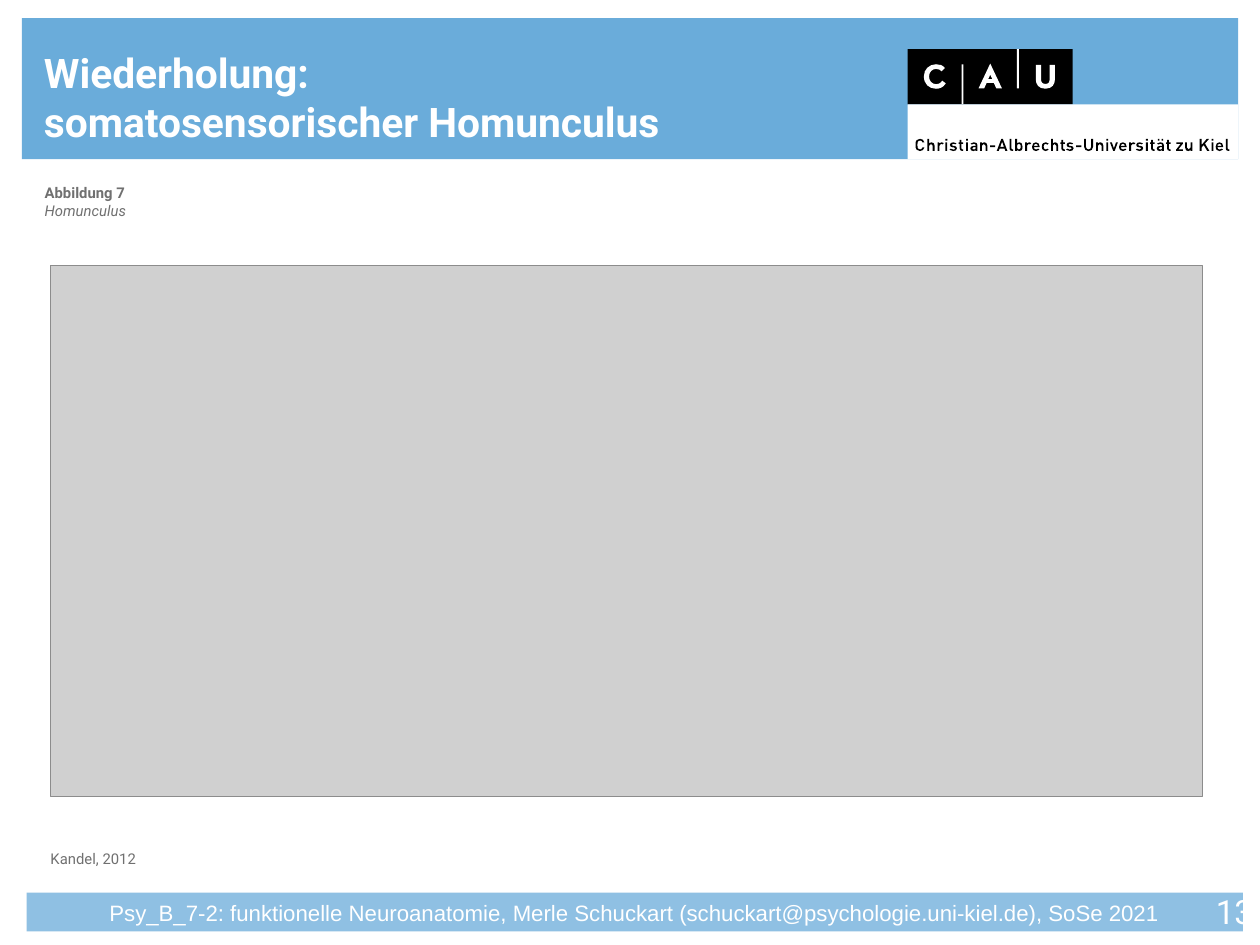
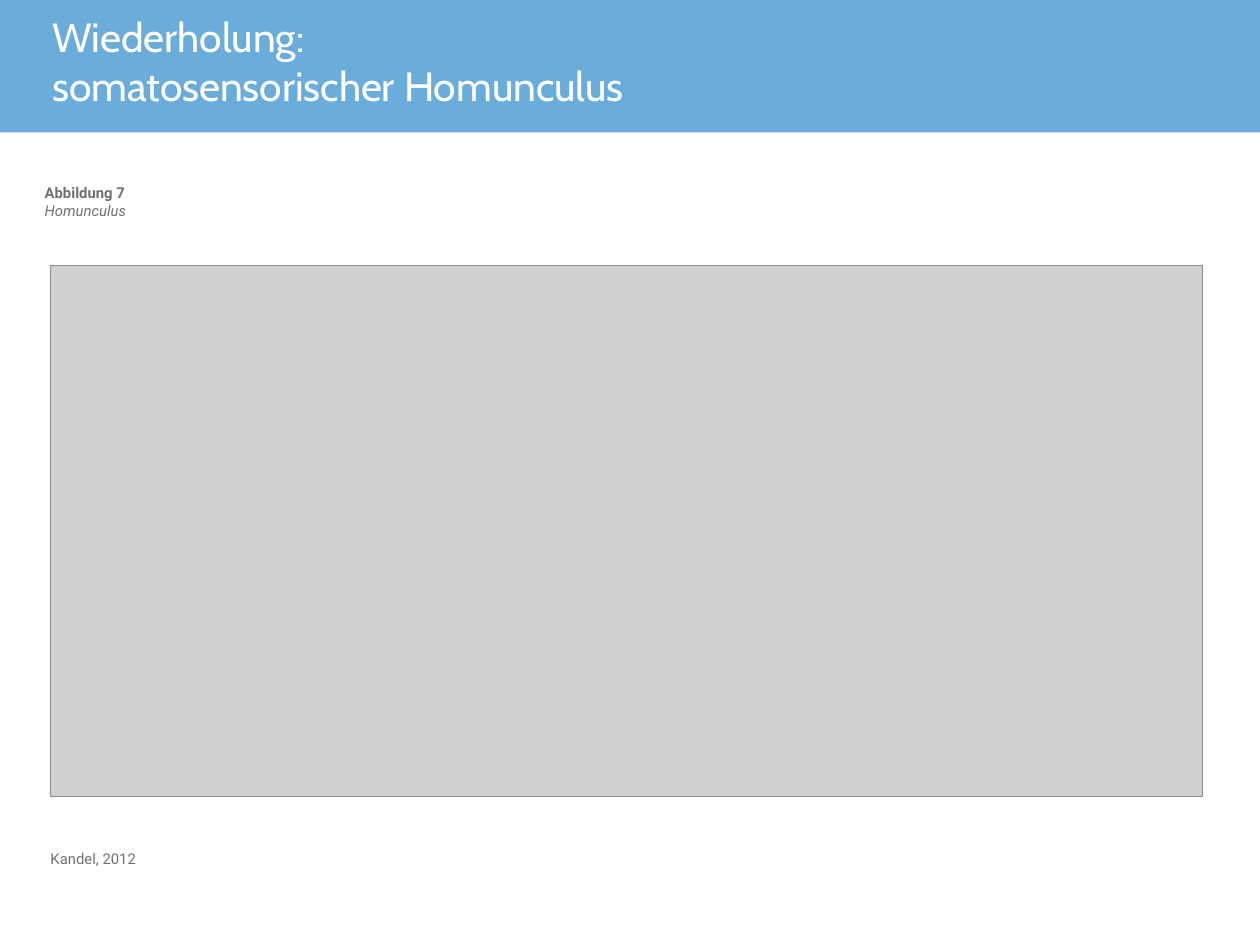
Before and after one commit to JuliusWelzel/teaching, a slide deck: slide 14 of seminars/funct_neuroanatomy_jw/Seminarfolien/FunNeuro_S07_Schmerz_MS.pptx (slide 13 before the commit). Drawn at 1260x945 pixels with LibreOffice and Linux fonts; fonts in the diff are those of the drawing; grey boxes stand for pictures; background and template pictures are left out. Boxes give left, top, right and bottom in pixels: in the first picture for what was removed or moved away, otherwise in the second. Text is boxed around its words. In the diff, an @@ line names an element or a change of style, - is before the commit and + after.

```diff
--- a/seminars/funct_neuroanatomy_jw/Seminarfolien/FunNeuro_S07_Schmerz_MS.pptx
+++ b/seminars/funct_neuroanatomy_jw/Seminarfolien/FunNeuro_S07_Schmerz_MS.pptx
@@ title "Wiederholung:": place and size @@
-title "Wiederholung:" at box(44, 57, 659, 138)
+title "Wiederholung:" at box(53, 21, 623, 102)
@@ title "Wiederholung:" at box(53, 21, 623, 102): font Roboto to Cabin, bold off; vertical alignment bottom to middle @@
@@ rectangle: place and size @@
-rectangle at box(21, 19, 1239, 160)
+rectangle at box(0, 0, 1260, 132)
@@ group removed at box(908, 49, 1239, 159): 4 rectangles, 4 freeform shapes @@
@@ rectangle removed at box(27, 893, 1244, 932) @@
@@ page number removed at box(1216, 894, 1253, 933) @@
-13
@@ text removed at box(109, 905, 1158, 926) @@
-Psy_B_7-2: funktionelle Neuroanatomie, Merle Schuckart (schuckart@psychologie.uni-kiel.de), SoSe 2021
```
Also in this commit, not shown: 19 other slides changed, 3 slides added, 2 slides removed, 8 other files.
